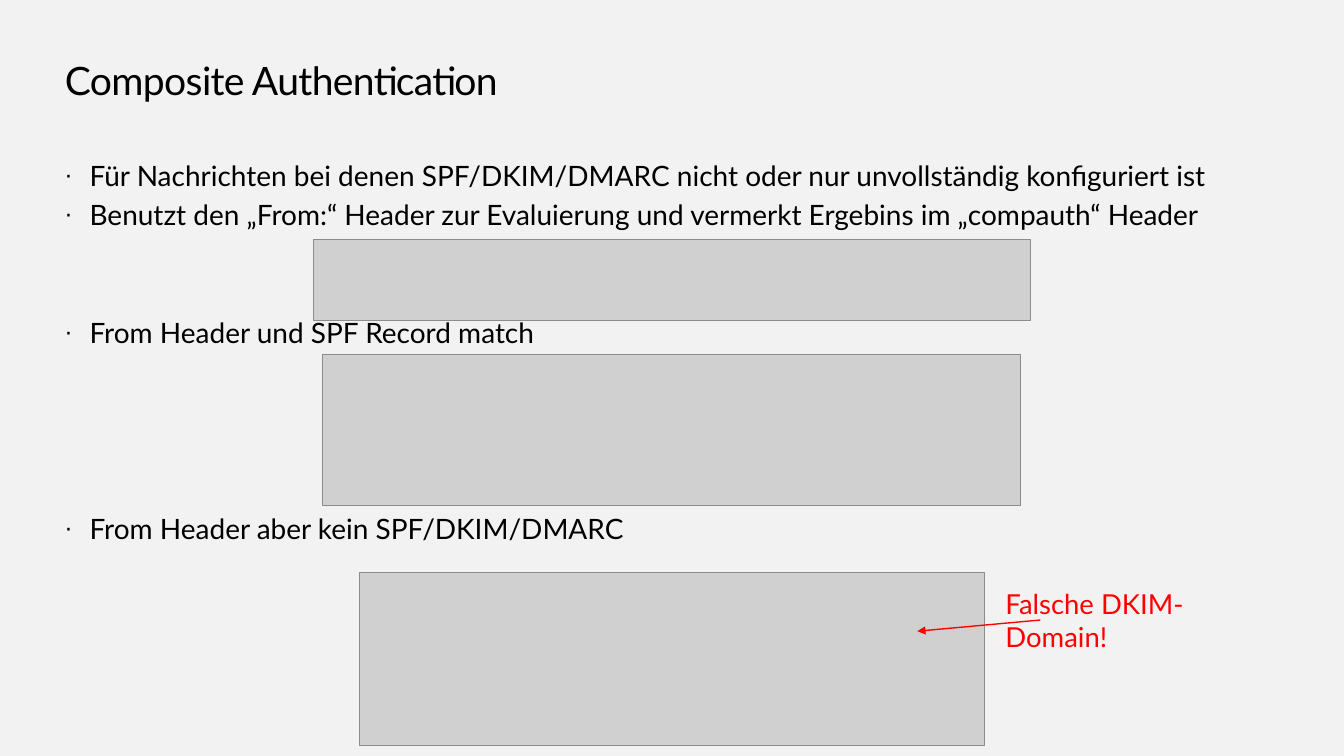
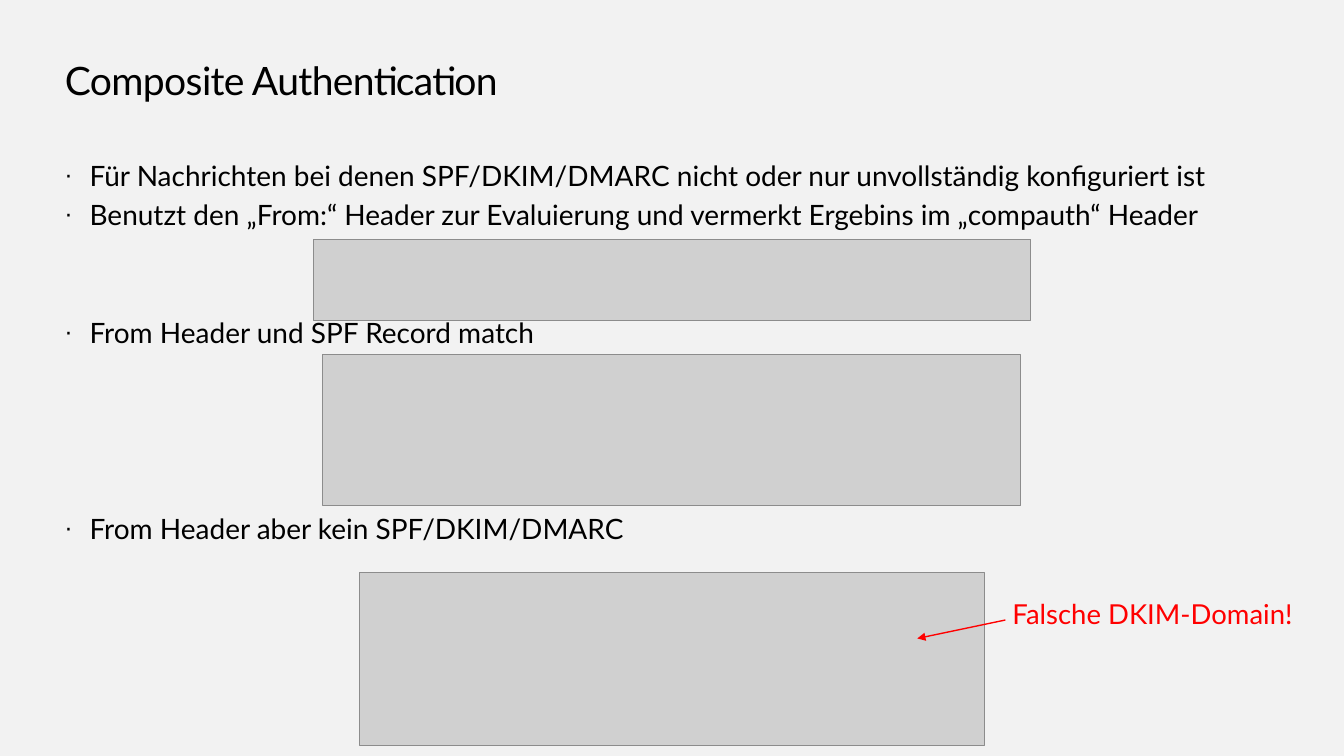
Before and after one commit to EnterpriseTrainingCenter/ExchangeServer, a slide deck: slide 33 of SMEXOP/SMEXOP_V1.0.pptx. Drawn at 1344x756 pixels with LibreOffice and Linux fonts; fonts in the diff are those of the drawing; grey boxes stand for pictures; background and template pictures are left out. Boxes give left, top, right and bottom in pixels: in the first picture for what was removed or moved away, otherwise in the second. Text is boxed around its words. In the diff, an @@ line names an element or a change of style, - is before the commit and + after.

```diff
--- a/SMEXOP/SMEXOP_V1.0.pptx
+++ b/SMEXOP/SMEXOP_V1.0.pptx
@@ text "Falsche DKIM-Domain!" rewrapped from (1005, 593, 1184, 648) to (1012, 603, 1292, 625) @@
@@ arrow moved from (1041, 620) - (917, 631) to (1005, 620) - (917, 638) @@
```
Also in this commit, not shown: 7 other slides changed, 1 slide added.
